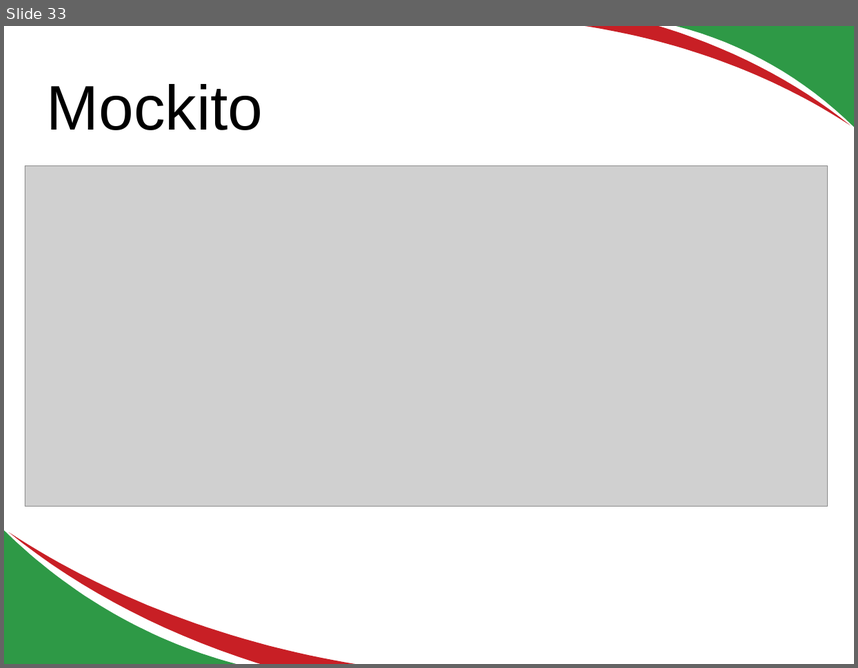
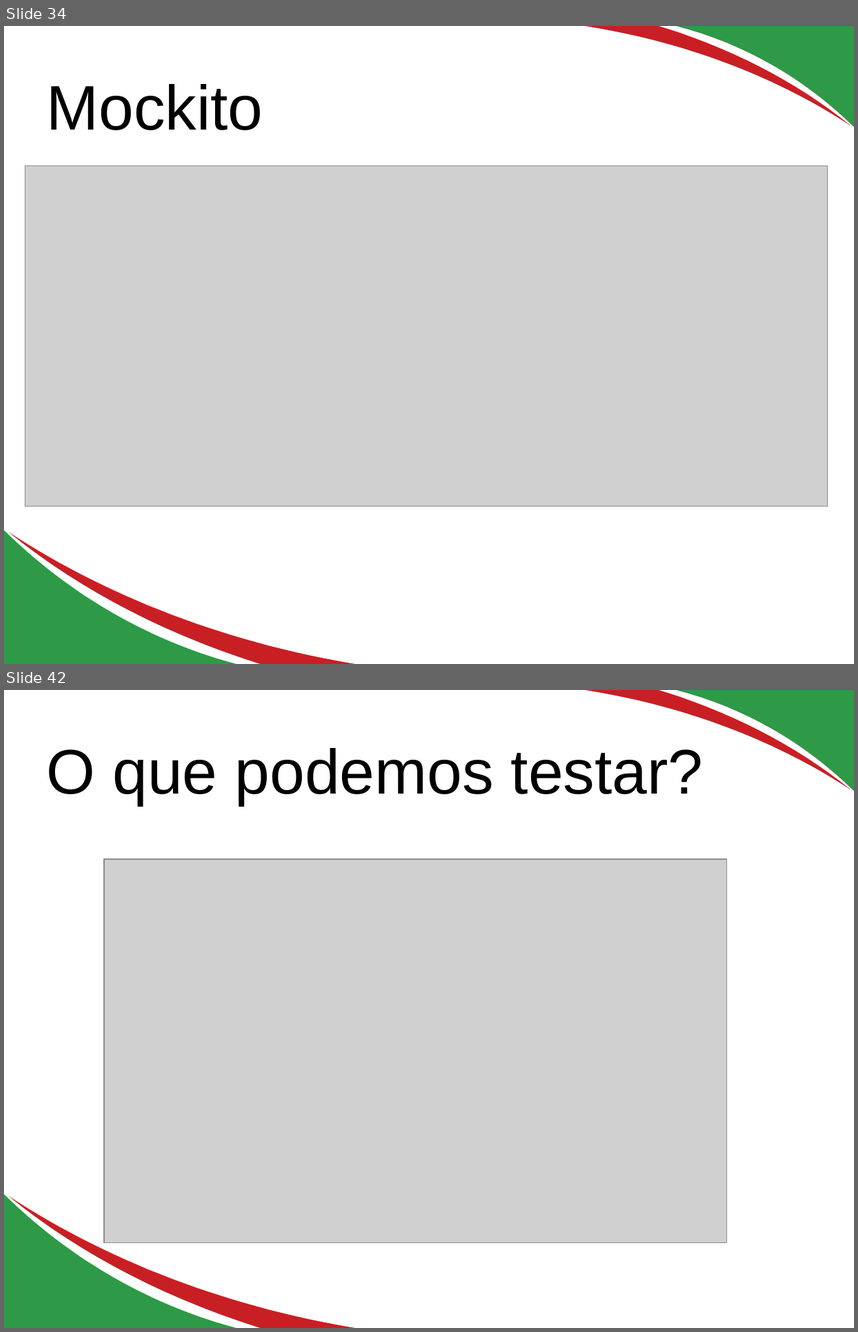
Before and after one commit to edusantana/testes-em-java-parte1, a slide deck: docs/Testes em java.odp. Shown one above the other, each under a label of ours: slide 33 before the commit, slides 34 and 42 after it; the slides between them are not shown. The pictures are 858x668 and 858x1332 pixels, drawn with LibreOffice and Linux fonts; fonts in the diff are those of the drawing; grey boxes stand for pictures. Boxes give left, top, right and bottom in pixels: in the first picture for what was removed or moved away, otherwise in the second. Text is boxed around its words. In the diff, an @@ line names an element or a change of style, - is before the commit and + after.

```diff
--- a/docs/Testes em java.odp
+++ b/docs/Testes em java.odp
@@ slide 42 added at (4, 690, 854, 1328), background #FFFFFF; not listed: 4 template elements that a slide beside it also shows @@
@@ title added at (47, 748, 703, 805), 58.7 pt, text #000000 @@
+O que podemos testar?
@@ picture added at (104, 859, 727, 1242) @@
@@ what was slide 33 is now slide 34 @@
```
Also in this commit, not shown: 3 slides changed, 10 other slides added, 1 slide removed, 3 other files.
